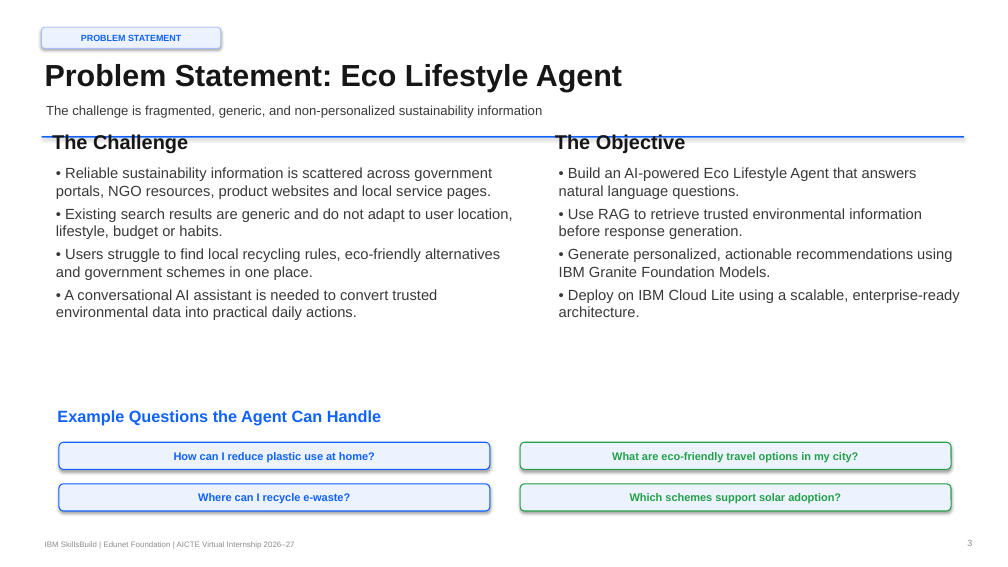
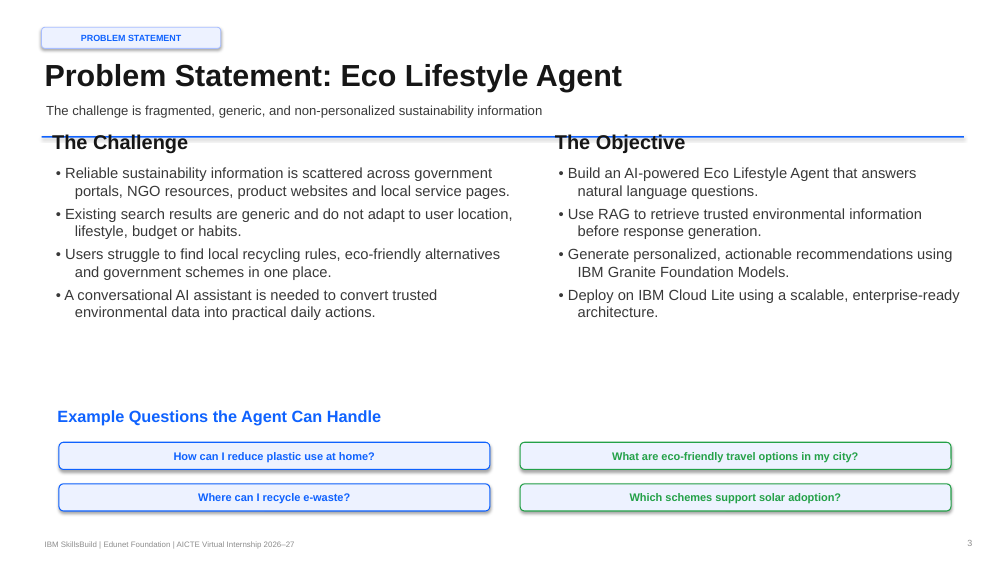
Before and after one commit to rishabh230707-afk/eco-lifestyle-agent, a slide deck: slide 3 of Updated_Project.pptx. Drawn at 1008x567 pixels with LibreOffice and Linux fonts; fonts in the diff are those of the drawing. Boxes give left, top, right and bottom in pixels: in the first picture for what was removed or moved away, otherwise in the second. Text is boxed around its words. In the diff, an @@ line names an element or a change of style, - is before the commit and + after.

Commit message:
Simplify cover slide to title only; fix bullet indentation across deck

```diff
--- a/Updated_Project.pptx
+++ b/Updated_Project.pptx
@@ text "• Reliable sustainability information is ..." at bbox=[64, 167, 513, 320]: indent changed @@
@@ text "• Build an AI-powered Eco ..." at bbox=[568, 167, 960, 317]: indent changed @@
```
Also in this commit, not shown: 6 other slides changed.
